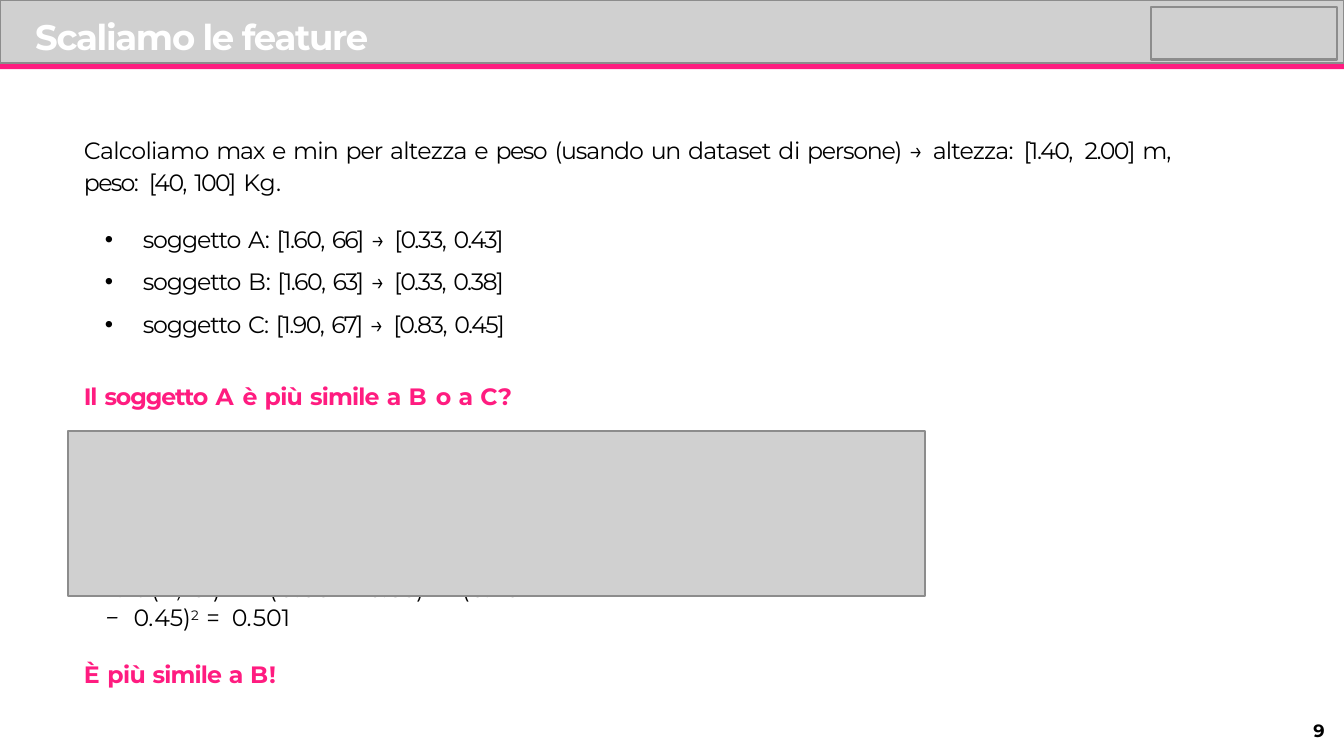
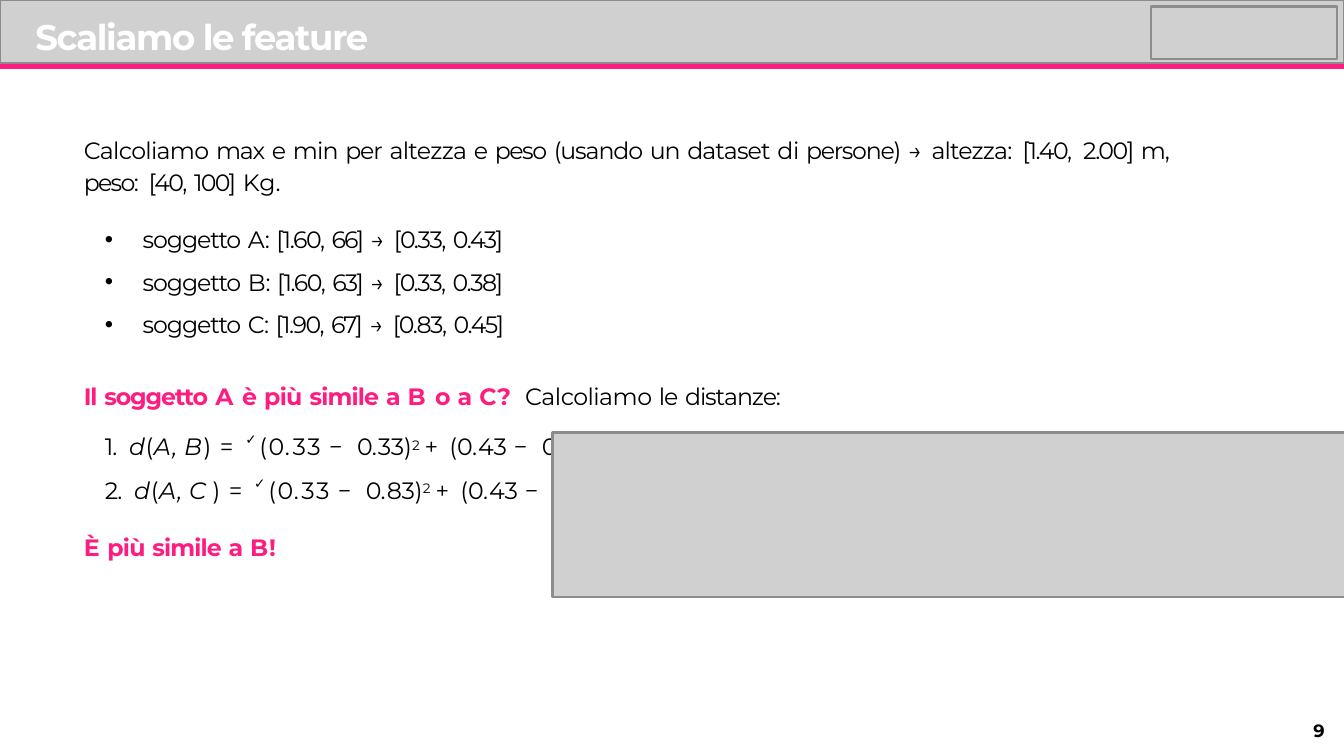
Before and after one commit to lorenzo-arcioni/master-ds, a slide deck: slide 9 of lezione_3/Lezione_03.pptx. Drawn at 1344x756 pixels with LibreOffice and Linux fonts; fonts in the diff are those of the drawing; grey boxes stand for pictures. Boxes give left, top, right and bottom in pixels: in the first picture for what was removed or moved away, otherwise in the second. Text is boxed around its words. In the diff, an @@ line names an element or a change of style, - is before the commit and + after.

```diff
--- a/lezione_3/Lezione_03.pptx
+++ b/lezione_3/Lezione_03.pptx
@@ text "Calcoliamo max e min per ..." at [84, 141, 1170, 561]: letter spacing -0.2 to -0.3 pt in "Calcoliamo altezza", "C:", "più", "più"; letter spacing -0.8 to -0.9 pt in "e e", "è"; letter spacing 0.1 to 0 pt in "Kg.", "(0.43", "(0.43"; letter spacing 0.8 to 0.7 pt in "B"; now superscript in "0.33)2 0.38)2", "0.83)2 0.45)2"; letter spacing 0.6 to 0.5 pt in "B) ✓(0.33", "✓(0.33"; letter spacing 3 to 2.9 pt in "− −", "− −"; line spacing 1.15 to 1.14 @@
@@ picture: place and size @@
-picture at [68, 430, 924, 594]
+picture at [552, 432, 1344, 596]
```
Also in this commit, not shown: 24 other slides changed, 8 other files.
